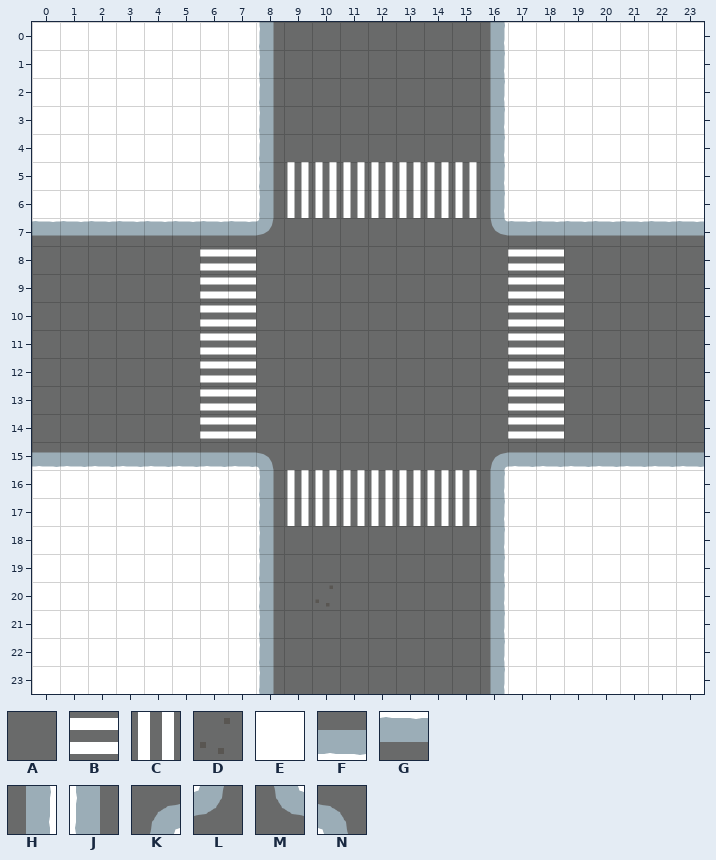
An edit to a level. Tiled map, core/assets/maps/cross_single_single.tmx. This is how it looked before the edit.
Cells are 64x64 px. Shown: x 0..23, y 0..23.
Key: from "snow": A 0, B 1, C 1 turned 90, D 2 turned 180, E 6, F 9, G 9 turned 180, H 9 turned 270, J 9 turned 90, K 13, L 13 turned 180, M 13 turned 270, N 13 turned 90.
_ is an empty cell.
Layer "Ground" before, first column x 0:
 0 EEEEEEEEJAAAAAAAHEEEEEEE
 1 EEEEEEEEJAAAAAAAHEEEEEEE
 2 EEEEEEEEJAAAAAAAHEEEEEEE
 3 EEEEEEEEJAAAAAAAHEEEEEEE
 4 EEEEEEEEJAAAAAAAHEEEEEEE
 5 EEEEEEEEJCCCCCCCHEEEEEEE
 6 EEEEEEEEJCCCCCCCHEEEEEEE
 7 GGGGGGGGLAAAAAAAMGGGGGGG
 8 AAAAAABBAAAAAAAAABBAAAAA
 9 AAAAAABBAAAAAAAAABBAAAAA
10 AAAAAABBAAAAAAAAABBAAAAA
11 AAAAAABBAAAAAAAAABBAAAAA
12 AAAAAABBAAAAAAAAABBAAAAA
13 AAAAAABBAAAAAAAAABBAAAAA
14 AAAAAABBAAAAAAAAABBAAAAA
15 FFFFFFFFNAAAAAAAKFFFFFFF
16 EEEEEEEEJCCCCCCCHEEEEEEE
17 EEEEEEEEJCCCCCCCHEEEEEEE
18 EEEEEEEEJAAAAAAAHEEEEEEE
19 EEEEEEEEJAAAAAAAHEEEEEEE
20 EEEEEEEEJADAAAAAHEEEEEEE
21 EEEEEEEEJAAAAAAAHEEEEEEE
22 EEEEEEEEJAAAAAAAHEEEEEEE
23 EEEEEEEEJAAAAAAAHEEEEEEE
After:
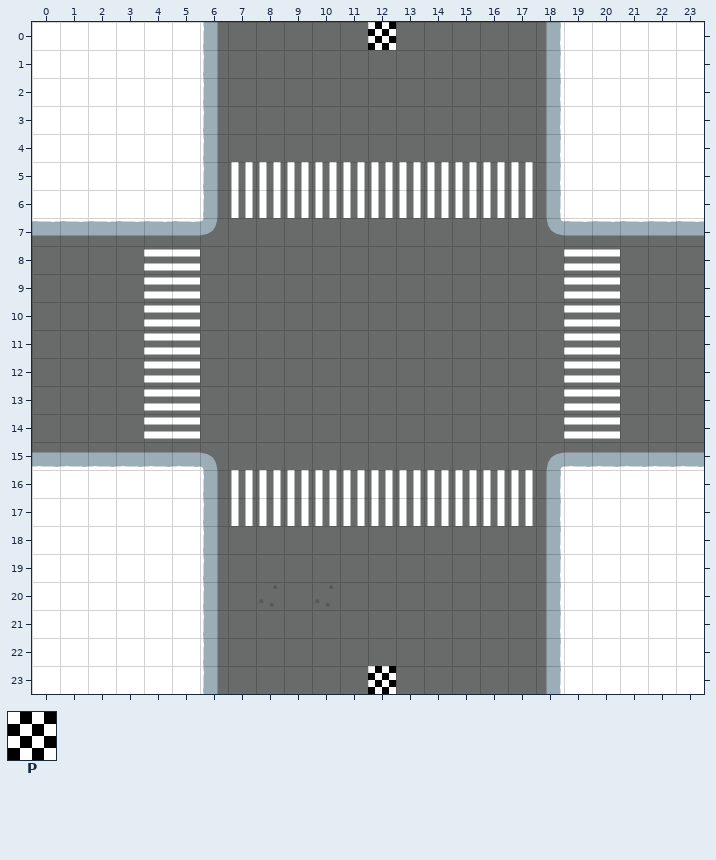
Further tiles: from "snow": P 4.
Tiles of an added or newly shown layer are drawn over the layers below it.
The exact change:
Layer "Ground":
The author changed tile B to tile A in rows 8 to 14 at x 6 to 7 and 17 to 18.
The author changed tile E to tile A in rows 0 to 4 at x 7 and 17; in rows 18 to 23 at x 7 and 17.
The author changed tile F to tile A in row 15 at x 7 and 17.
The author changed tile G to tile A in row 7 at x 7 and 17.
The author changed tile H to tile A in rows 0 to 4 at x 16; in rows 18 to 23 at x 16.
The author changed tile J to tile A in rows 0 to 4 at x 8; in rows 18 to 19 at x 8; in rows 21 to 23 at x 8.
The author changed tile K to tile A in row 15 at x 16.
The author changed tile L to tile A in row 7 at x 8.
The author changed tile M to tile A in row 7 at x 16.
The author changed tile N to tile A in row 15 at x 8.
The author changed tile A to tile B in rows 8 to 14 at x 4 to 5 and 19 to 20.
The author changed tile E to tile C in rows 5 to 6 at x 7 and 17; in rows 16 to 17 at x 7 and 17.
The author changed tile H to tile C in rows 5 to 6 at x 16; in rows 16 to 17 at x 16.
The author changed tile J to tile C in rows 5 to 6 at x 8; in rows 16 to 17 at x 8.
The author changed tile J to tile D in row 20 at x 8.
The author changed tile E to tile H in rows 0 to 6 at x 18; in rows 16 to 23 at x 18.
The author changed tile E to tile J in rows 0 to 6 at x 6; in rows 16 to 23 at x 6.
The author changed tile F to tile K in row 15 at x 18.
The author changed tile G to tile L in row 7 at x 6.
The author changed tile G to tile M in row 7 at x 18.
The author changed tile F to tile N in row 15 at x 6.
Layer "Centers" (now shown):
Tile P now appears in row 0 at x 12; in row 23 at x 12.
